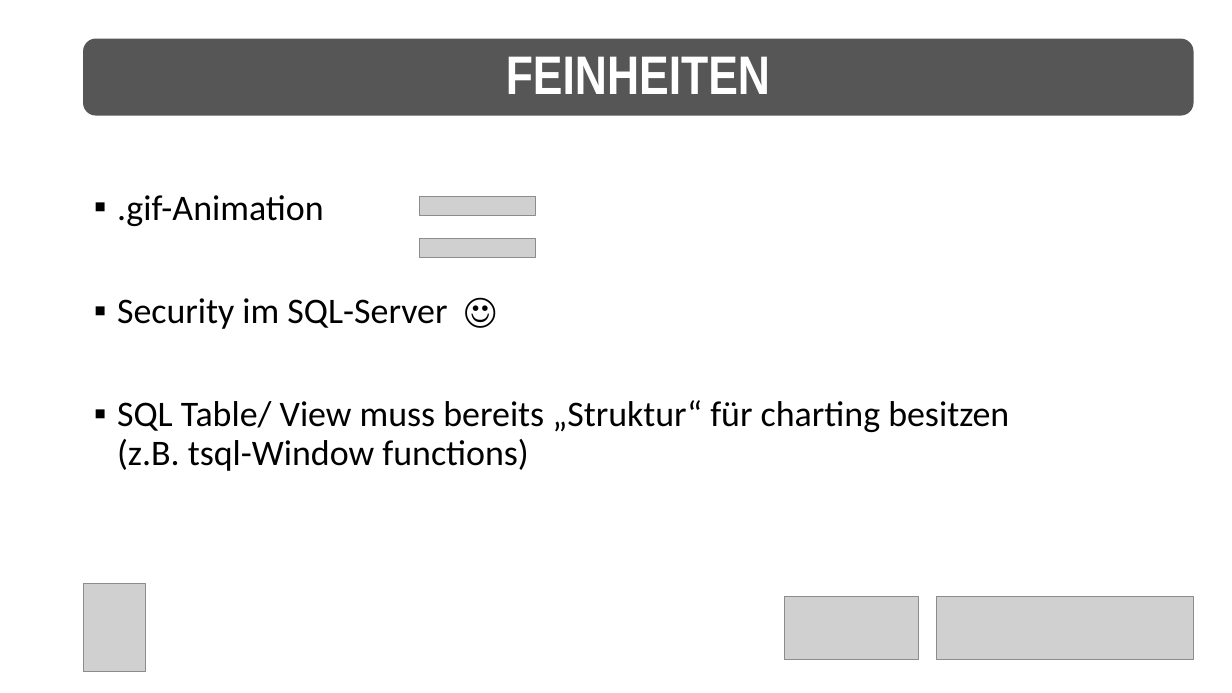
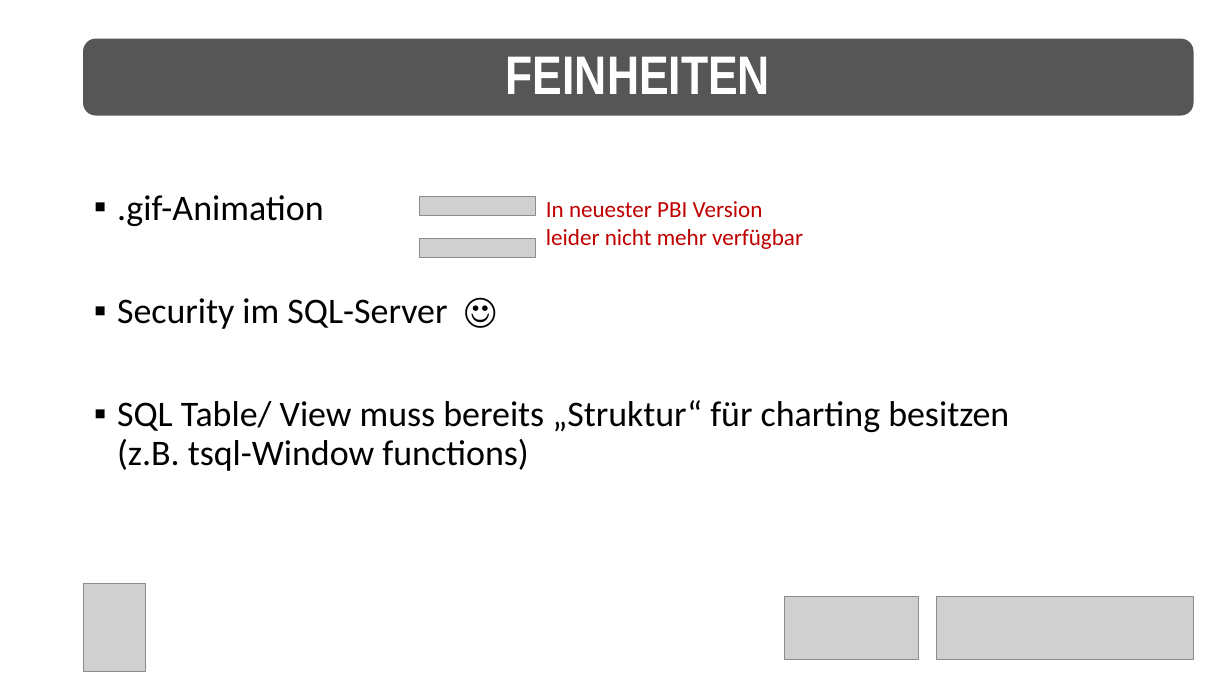
Before and after one commit to net-CDE/presentations, a slide deck: slide 14 of SQLKonferenz2023/mainContent_jul2023.pptx (slide 12 before the commit). Drawn at 1232x693 pixels with LibreOffice and Linux fonts; fonts in the diff are those of the drawing; grey boxes stand for pictures. Boxes give left, top, right and bottom in pixels: in the first picture for what was removed or moved away, otherwise in the second. Text is boxed around its words. In the diff, an @@ line names an element or a change of style, - is before the commit and + after.

```diff
--- a/SQLKonferenz2023/mainContent_jul2023.pptx
+++ b/SQLKonferenz2023/mainContent_jul2023.pptx
@@ text added at box(546, 201, 803, 249), 18 pt, text #C00000 @@
+In neuester PBI Version leider nicht mehr verfügbar
```
Also in this commit, not shown: 6 other slides changed, 3 slides added.
